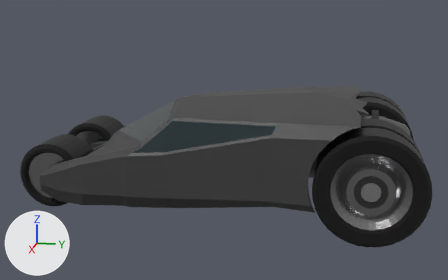
An edit to the FBX model Assets/Models/Vehicles/TheArmadillo/TheArmadillo.fbx, drawn before and after from the same camera.
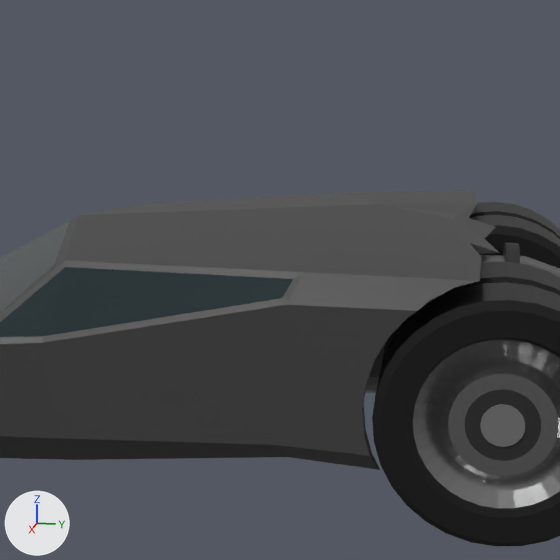
Old and new are each drawn whole from a 50 mm camera at (7.05, 1.39, 2.45) aimed at (0.07, -0.01, 0.7) and again close up on the part from 32% to 89% of the width and 0% to 91% of the height. Every picture has the same lights, and +X, +Y and +Z are marked at lower left. Where no turn or scale is listed for an object, it has been applied to the vertices.

Script lines for the objects in view, before the commit:
```python
ob_armadillo = bpy.data.objects.new('Armadillo', me_cube)
ob_armadillo.location = (0.0, 0.0, 0.0)
ob_backwheel_l = bpy.data.objects.new('BackWheel.L', me_backwheel)
ob_backwheel_l.location = (0.873, 1.652, 0.562)
ob_backwheel_r = bpy.data.objects.new('BackWheel.R', me_backwheel_001)
ob_backwheel_r.location = (-0.873, 1.652, 0.562)
```
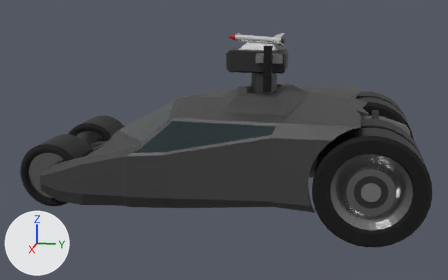
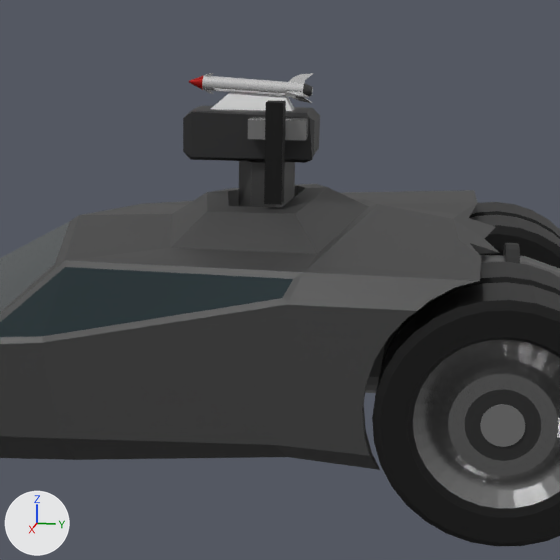
What differs and where, as boxes [x1, y1, x2, y2] in the close-ups (560 x 560 px):
'Armadillo', reshaped
    before: [0, 190, 560, 470]
    after: [0, 161, 560, 470]
'TurretLauncher', added (black)
    after: [183, 93, 320, 205]
    faces in mat_turrethousing (black #232324): [183, 106, 320, 163]
    faces in mat_rocketclip (black #000000): [264, 100, 286, 205]
    faces in mat_launchtrack (white #e7e7e7): [211, 93, 295, 111]
    faces in mat_loaderattachment (grey #909090): [248, 117, 309, 140]
'HomingMissle', added
    after: [189, 73, 314, 103]
    faces in mat_misslebody (white #e7e7e7): [202, 73, 314, 103]
part 1 of me_cube, built on
    before: [65, 192, 378, 272]
    after: [65, 161, 378, 272]

Patch to the scene script:
```diff
--- a/Assets/Models/Vehicles/TheArmadillo/TheArmadillo.fbx.py
+++ b/Assets/Models/Vehicles/TheArmadillo/TheArmadillo.fbx.py
@@ mat_loaderattachment @@
+mat_loaderattachment = principled_material('LoaderAttachment')
+mat_loaderattachment.base_color = (0.281, 0.281, 0.281)  # grey #909090
+mat_loaderattachment.metallic = 0.65
+mat_loaderattachment.roughness = 0.199
@@ mat_rocketclip @@
+mat_rocketclip = principled_material('RocketClip')
+mat_rocketclip.base_color = (0.0, 0.0, 0.0)  # black #000000
+mat_rocketclip.metallic = 0.2
+mat_rocketclip.roughness = 0.754
@@ mat_turrethousing @@
+mat_turrethousing = principled_material('TurretHousing')
+mat_turrethousing.base_color = (0.0165, 0.0165, 0.0174)  # black #232324
@@ mat_launchtrack @@
+mat_launchtrack = principled_material('LaunchTrack')
+mat_launchtrack.base_color = (0.8, 0.8, 0.8)  # white #e7e7e7
@@ mat_missletip @@
+mat_missletip = principled_material('MissleTip')
+mat_missletip.base_color = (0.411, 0.00233, 0.0)  # red #ac0800
+mat_missletip.metallic = 0.534
@@ mat_misslejet @@
+mat_misslejet = principled_material('MissleJet')
+mat_misslejet.base_color = (0.0668, 0.0668, 0.0668)  # dark grey #494949
+mat_misslejet.metallic = 0.6
+mat_misslejet.roughness = 0.8
@@ mat_misslebody @@
+mat_misslebody = principled_material('MissleBody')
+mat_misslebody.base_color = (0.8, 0.8, 0.8)  # white #e7e7e7
+mat_misslebody.metallic = 0.75
+mat_misslebody.roughness = 0.2
@@ me_cube @@
 # used by ob_armadillo; location = (0.0, 0.0, 0.0)
-me_cube.from_pydata(...)  # 797 vertices, 549 faces; spans x -1.33..1.33, y -1.93..2.09, z 0.12..1.29
+me_cube.from_pydata(...)  # 845 vertices, 597 faces; spans x -1.33..1.33, y -1.93..2.09, z 0.12..1.64
+# me_cube part 1
+# 2 faces are deleted
+# 37 vertices are added at x -0.82..0.82, y -0.05..0.98, z 1.15..1.51
+# 6 new vertices lie (0.0, 0.0, 0.13) away from vertices in x -0.09..0.09, y 0.36..0.53, z 1.51
+# 5 new vertices lie (0.0, 0.0, 0.15) away from vertices in x -0.37..0.37, y 0.24..0.57, z 1.16..1.19
+# 50 new faces join them, mat_carbody (black #3b3b3b)
 me_cube.materials.append(mat_windows)
@@ me_cube_002 @@
+me_cube_002.from_pydata(...)  # 56 vertices, 58 faces; spans x -0.179..0.412, y -0.433..0.237, z -0.298..0.204
+# faces by material slot: [32, 5, 8, 13]
+me_cube_002.materials.append(mat_turrethousing)  # black #232324
+me_cube_002.materials.append(mat_launchtrack)  # white #e7e7e7
+me_cube_002.materials.append(mat_loaderattachment)  # grey #909090
+me_cube_002.materials.append(mat_rocketclip)  # black #000000
@@ me_circle_003 @@
+me_circle_003.from_pydata(...)  # 194 vertices, 145 faces; spans x -0.066..0.089, y -0.393..0.25, z -0.081..0.073
+# faces by material slot: [80, 33, 32]
+me_circle_003.materials.append(mat_misslebody)  # white #e7e7e7
+me_circle_003.materials.append(mat_missletip)  # red #ac0800
+me_circle_003.materials.append(mat_misslejet)  # dark grey #494949
@@ ob_turretlauncher @@
+ob_turretlauncher = bpy.data.objects.new('TurretLauncher', me_cube_002)
+ob_turretlauncher.location = (0.0, 0.464, 1.639)
@@ ob_homingmissle @@
+ob_homingmissle = bpy.data.objects.new('HomingMissle', me_circle_003)
+ob_homingmissle.location = (0.0, 0.426, 1.876)
```
